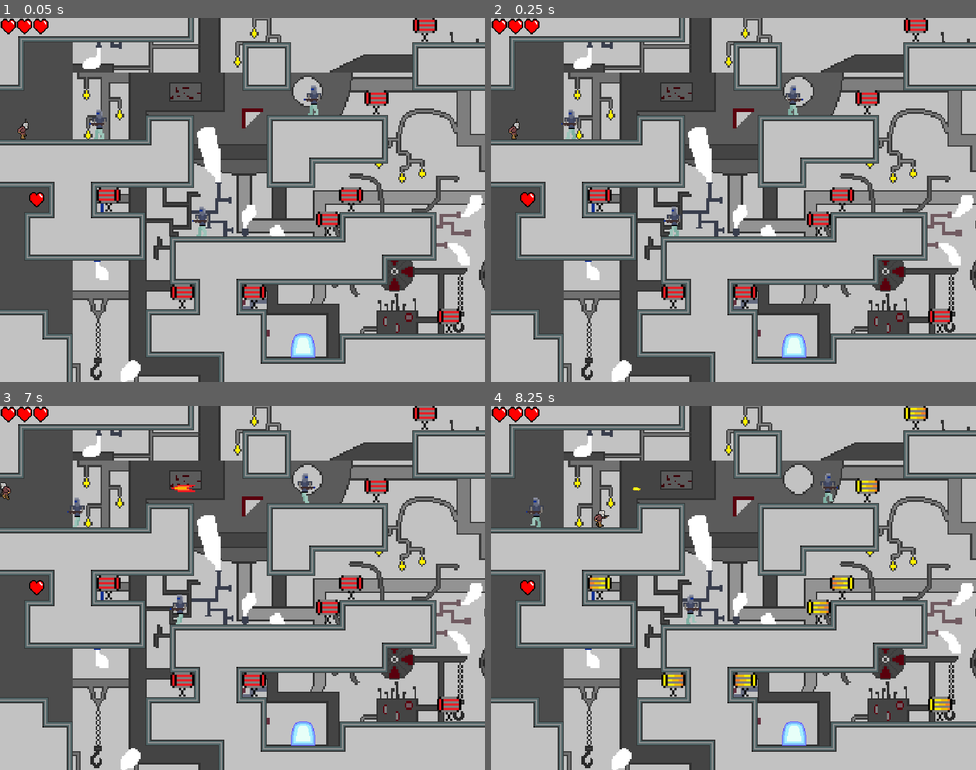
Above: before the commit, frames 1-4 (two rows, left to right).
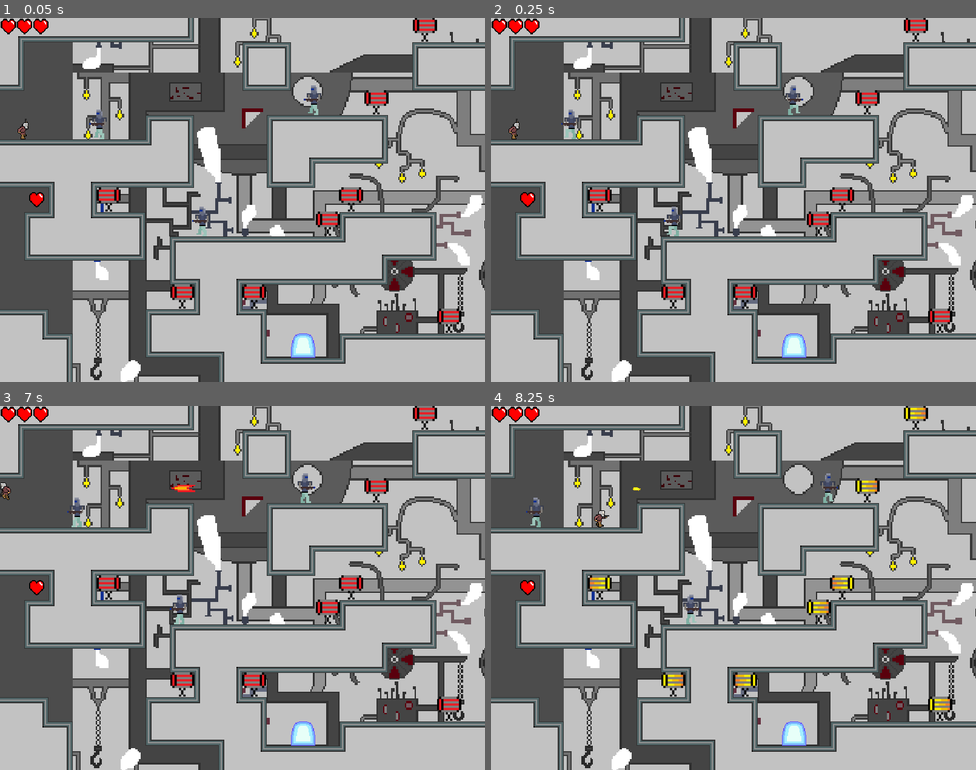
Above: after the commit, the same moments.

Repository: Kumodatsu/dream-within-a-dream
Game: Godot game, scene res://levels/Level_8.tscn
Two runs of this game, one before a commit and one after it. Both use one fixed random seed, a clock stepped at 60 frames per second and the inputs below. This scene is started directly instead of the project's main scene.
Inputs (mouse positions are in pixels of both pictures, inside the frame that each line leads up to):
- Up to frame 1 (0.05 s): no input
- Up to frame 2 (0.25 s): no input
- Up to frame 3 (7 s): move the mouse to (349, 569) at 0.52 s; press the mouse at (349, 569) at 0.53 s; hold D (player_move_right) 0.53-2.03 s; tap W (player_jump) at 0.77, 1.52, 3.02, 3.77, 4.52, 6.02, 6.77 s; move the mouse to (145, 606) at 1.27 s; release the mouse at (145, 606) at 1.28 s; click (145, 606) at 1.35 s; move the mouse to (291, 507) at 2.02 s; press the mouse at (291, 507) at 2.03 s; hold A (player_move_left) 2.03-2.78 s; move the mouse to (218, 660) at 2.77 s; release the mouse at (218, 660) at 2.78 s; hold D (player_move_right) 2.78-4.28 s; click (218, 660) at 2.85 s; move the mouse to (388, 642) at 3.52 s; press the mouse at (388, 642) at 3.53 s; move the mouse to (97, 533) at 4.27 s; release the mouse at (97, 533) at 4.28 s; hold A (player_move_left) 4.28-5.03 s; click (97, 533) at 4.35 s; move the mouse to (266, 588) at 5.02 s; press the mouse at (266, 588) at 5.03 s; hold D (player_move_right) 5.03-5.78 s; move the mouse to (169, 497) at 5.77 s; release the mouse at (169, 497) at 5.78 s; hold A (player_move_left) from 5.78 s (still down); click (169, 497) at 5.85 s; move the mouse to (349, 569) at 6.52 s; press the mouse at (349, 569) at 6.53 s
- Up to frame 4 (8.25 s): move the mouse to (636, 606) at 7.27 s; release A (player_move_left) at 7.28 s; release the mouse at (636, 606) at 7.28 s; hold D (player_move_right) from 7.28 s (still down); click (636, 606) at 7.35 s; tap W (player_jump) at 7.52 s; move the mouse to (782, 507) at 8.02 s; press the mouse at (782, 507) at 8.03 s

The runs differ from the first frame. In frame 1, less than 0.1% of the frame differs, in the area x 19-65%, y 24-60%; in frame 2, less than 0.1%; in frame 3, less than 0.1%, in the area x 14-65%, y 23-60%; in frame 4, nothing differs.

Commit message:
Remove print statements

Diff:
--- a/dream-within-a-dream/entities/Bermhart.tscn
+++ b/dream-within-a-dream/entities/Bermhart.tscn
@@ -23,11 +23,6 @@
 
 [sub_resource type="SpriteFrames" id=1]
 animations = [ {
-"frames": [ ExtResource( 11 ), ExtResource( 8 ), ExtResource( 14 ), ExtResource( 9 ), ExtResource( 16 ) ],
-"loop": true,
-"name": "crouch",
-"speed": 10.0
-}, {
 "frames": [ ExtResource( 7 ), ExtResource( 6 ), ExtResource( 18 ), ExtResource( 12 ), ExtResource( 19 ), ExtResource( 15 ), ExtResource( 10 ), ExtResource( 17 ), ExtResource( 20 ), ExtResource( 13 ) ],
 "loop": true,
 "name": "walk",
@@ -36,6 +31,11 @@
 "frames": [ ExtResource( 16 ), ExtResource( 3 ), ExtResource( 4 ), ExtResource( 5 ) ],
 "loop": true,
 "name": "stand-up",
+"speed": 10.0
+}, {
+"frames": [ ExtResource( 11 ), ExtResource( 8 ), ExtResource( 14 ), ExtResource( 9 ), ExtResource( 16 ) ],
+"loop": true,
+"name": "crouch",
 "speed": 10.0
 } ]
 
@@ -53,7 +53,7 @@
 [node name="AnimatedSprite" type="AnimatedSprite" parent="."]
 frames = SubResource( 1 )
 animation = "walk"
-frame = 9
+frame = 8
 playing = true
 
 [node name="CollisionShape2D" type="CollisionShape2D" parent="."]
--- a/dream-within-a-dream/scripts/bermhart.gd
+++ b/dream-within-a-dream/scripts/bermhart.gd
@@ -51,20 +51,15 @@
         body.change_health(-1)
 
 func _on_timeout():
-    print("timeout end")
     velocity.x = 0.0
     $AnimatedSprite.play("crouch")
-    print("animation crouch")
 
 func _on_animation_finished():
     match $AnimatedSprite.animation:
         "crouch":
             shoot()
             $AnimatedSprite.play("stand-up")
-            print("animation stand-up")
         "stand-up":
             velocity.x = direction * max_speed
             $AnimatedSprite.play("walk")
-            print("animation walk")
             $Timer.start()
-            print("timeout start")
--- a/dream-within-a-dream/spriteframes/Jacob.tres
+++ b/dream-within-a-dream/spriteframes/Jacob.tres
@@ -12,14 +12,14 @@
 
 [resource]
 animations = [ {
+"frames": [ ExtResource( 7 ) ],
+"loop": true,
+"name": "Air",
+"speed": 5.0
+}, {
 "frames": [ ExtResource( 6 ) ],
 "loop": true,
 "name": "Idle",
-"speed": 5.0
-}, {
-"frames": [ ExtResource( 7 ) ],
-"loop": true,
-"name": "Air",
 "speed": 5.0
 }, {
 "frames": [ ExtResource( 3 ), ExtResource( 6 ), ExtResource( 4 ), ExtResource( 2 ), ExtResource( 8 ), ExtResource( 9 ), ExtResource( 5 ), ExtResource( 1 ) ],
--- a/dream-within-a-dream/tilesets/Tileset.tres
+++ b/dream-within-a-dream/tilesets/Tileset.tres
@@ -137,160 +137,160 @@
 [sub_resource type="ConvexPolygonShape2D" id=39]
 points = PoolVector2Array( 0, 0, 33, 0, 33, 33, 0, 33 )
 
+[sub_resource type="ConvexPolygonShape2D" id=40]
+points = PoolVector2Array( 0, 0, 33, 0, 33, 33, 0, 33 )
+
+[sub_resource type="ConvexPolygonShape2D" id=41]
+points = PoolVector2Array( 0, 0, 33, 0, 33, 33, 0, 33 )
+
+[sub_resource type="ConvexPolygonShape2D" id=42]
+points = PoolVector2Array( 0, 0, 33, 0, 33, 33, 0, 33 )
+
+[sub_resource type="ConvexPolygonShape2D" id=43]
+points = PoolVector2Array( 0, 0, 33, 0, 33, 33, 0, 33 )
+
+[sub_resource type="ConvexPolygonShape2D" id=44]
+points = PoolVector2Array( 0, 0, 33, 0, 33, 33, 0, 33 )
+
+[sub_resource type="ConvexPolygonShape2D" id=45]
+points = PoolVector2Array( 0, 0, 33, 0, 33, 33, 0, 33 )
+
+[sub_resource type="ConvexPolygonShape2D" id=46]
+points = PoolVector2Array( 0, 0, 33, 0, 33, 33, 0, 33 )
+
+[sub_resource type="ConvexPolygonShape2D" id=47]
+points = PoolVector2Array( 0, 0, 33, 0, 33, 33, 0, 33 )
+
+[sub_resource type="ConvexPolygonShape2D" id=48]
+points = PoolVector2Array( 0, 0, 33, 0, 33, 33, 0, 33 )
+
+[sub_resource type="ConvexPolygonShape2D" id=49]
+points = PoolVector2Array( 0, 0, 33, 0, 33, 33, 0, 33 )
+
+[sub_resource type="ConvexPolygonShape2D" id=50]
+points = PoolVector2Array( 0, 0, 33, 0, 33, 33, 0, 33 )
+
+[sub_resource type="ConvexPolygonShape2D" id=51]
+points = PoolVector2Array( 0, 0, 33, 0, 33, 33, 0, 33 )
+
+[sub_resource type="ConvexPolygonShape2D" id=52]
+points = PoolVector2Array( 0, 0, 33, 0, 33, 33, 0, 33 )
+
+[sub_resource type="ConvexPolygonShape2D" id=53]
+points = PoolVector2Array( 0, 0, 33, 0, 33, 33, 0, 33 )
+
+[sub_resource type="ConvexPolygonShape2D" id=54]
+points = PoolVector2Array( 0, 0, 33, 0, 33, 33, 0, 33 )
+
+[sub_resource type="ConvexPolygonShape2D" id=55]
+points = PoolVector2Array( 0, 0, 33, 0, 33, 33, 0, 33 )
+
+[sub_resource type="ConvexPolygonShape2D" id=56]
+points = PoolVector2Array( 0, 0, 33, 0, 33, 33, 0, 33 )
+
+[sub_resource type="ConvexPolygonShape2D" id=57]
+points = PoolVector2Array( 0, 0, 33, 0, 33, 33, 0, 33 )
+
+[sub_resource type="ConvexPolygonShape2D" id=58]
+points = PoolVector2Array( 0, 0, 33, 0, 33, 33, 0, 33 )
+
+[sub_resource type="ConvexPolygonShape2D" id=59]
+points = PoolVector2Array( 0, 0, 33, 0, 33, 33, 0, 33 )
+
+[sub_resource type="ConvexPolygonShape2D" id=60]
+points = PoolVector2Array( 0, 0, 33, 0, 33, 33, 0, 33 )
+
+[sub_resource type="ConvexPolygonShape2D" id=61]
+points = PoolVector2Array( 0, 0, 33, 0, 33, 33, 0, 33 )
+
+[sub_resource type="ConvexPolygonShape2D" id=62]
+points = PoolVector2Array( 0, 0, 33, 0, 33, 33, 0, 33 )
+
+[sub_resource type="ConvexPolygonShape2D" id=63]
+points = PoolVector2Array( 0, 0, 33, 0, 33, 33, 0, 33 )
+
+[sub_resource type="ConvexPolygonShape2D" id=64]
+points = PoolVector2Array( 0, 0, 33, 0, 33, 33, 0, 33 )
+
+[sub_resource type="ConvexPolygonShape2D" id=65]
+points = PoolVector2Array( 0, 0, 33, 0, 33, 33, 0, 33 )
+
+[sub_resource type="ConvexPolygonShape2D" id=66]
+points = PoolVector2Array( 0, 0, 33, 0, 33, 33, 0, 33 )
+
+[sub_resource type="ConvexPolygonShape2D" id=67]
+points = PoolVector2Array( 0, 0, 33, 0, 33, 33, 0, 33 )
+
+[sub_resource type="ConvexPolygonShape2D" id=68]
+points = PoolVector2Array( 0, 0, 33, 0, 33, 33, 0, 33 )
+
+[sub_resource type="ConvexPolygonShape2D" id=69]
+points = PoolVector2Array( 0, 0, 33, 0, 33, 33, 0, 33 )
+
+[sub_resource type="ConvexPolygonShape2D" id=70]
+points = PoolVector2Array( 0, 0, 33, 0, 33, 33, 0, 33 )
+
+[sub_resource type="ConvexPolygonShape2D" id=71]
+points = PoolVector2Array( 0, 0, 33, 0, 33, 33, 0, 33 )
+
+[sub_resource type="ConvexPolygonShape2D" id=72]
+points = PoolVector2Array( 0, 0, 33, 0, 33, 33, 0, 33 )
+
+[sub_resource type="ConvexPolygonShape2D" id=73]
+points = PoolVector2Array( 0, 0, 33, 0, 33, 33, 0, 33 )
+
+[sub_resource type="ConvexPolygonShape2D" id=74]
+points = PoolVector2Array( 0, 0, 33, 0, 33, 33, 0, 33 )
+
+[sub_resource type="ConvexPolygonShape2D" id=75]
+points = PoolVector2Array( 0, 0, 33, 0, 33, 33, 0, 33 )
+
+[sub_resource type="ConvexPolygonShape2D" id=76]
+points = PoolVector2Array( 0, 0, 33, 0, 33, 33, 0, 33 )
+
+[sub_resource type="ConvexPolygonShape2D" id=77]
+points = PoolVector2Array( 0, 0, 33, 0, 33, 33, 0, 33 )
+
+[sub_resource type="ConvexPolygonShape2D" id=78]
+points = PoolVector2Array( 0, 0, 33, 0, 33, 33, 0, 33 )
+
+[sub_resource type="ConvexPolygonShape2D" id=79]
+points = PoolVector2Array( 0, 0, 33, 0, 33, 33, 0, 33 )
+
+[sub_resource type="ConvexPolygonShape2D" id=80]
+points = PoolVector2Array( 0, 0, 33, 0, 33, 33, 0, 33 )
+
+[sub_resource type="ConvexPolygonShape2D" id=81]
+points = PoolVector2Array( 0, 0, 33, 0, 33, 33, 0, 11 )
+
+[sub_resource type="ConvexPolygonShape2D" id=82]
+points = PoolVector2Array( 0, 0, 33, 0, 33, 33, 0, 33 )
+
+[sub_resource type="ConvexPolygonShape2D" id=83]
+points = PoolVector2Array( 0, 0, 33, 0, 33, 11, 0, 33 )
+
+[sub_resource type="ConvexPolygonShape2D" id=84]
+points = PoolVector2Array( 0, 0, 33, 0, 33, 11, 0, 11 )
+
+[sub_resource type="ConvexPolygonShape2D" id=85]
+points = PoolVector2Array( 0, 0, 33, 0, 33, 33, 0, 11 )
+
+[sub_resource type="ConvexPolygonShape2D" id=86]
+points = PoolVector2Array( 0, 0, 33, 0, 33, 33, 0, 33 )
+
+[sub_resource type="ConvexPolygonShape2D" id=87]
+points = PoolVector2Array( 0, 0, 33, 0, 33, 11, 0, 33 )
+
+[sub_resource type="ConvexPolygonShape2D" id=88]
+points = PoolVector2Array( 0, 0, 33, 0, 33, 11, 0, 11 )
+
+[sub_resource type="ConvexPolygonShape2D" id=89]
+points = PoolVector2Array( 0, 0, 0, 0, 33, 0, 33, 22, 0, 22 )
+
+[sub_resource type="ConvexPolygonShape2D" id=90]
+points = PoolVector2Array( 0, 0, 0, 0, 33, 0, 33, 22, 0, 22 )
+
 [sub_resource type="ConvexPolygonShape2D" id=91]
-points = PoolVector2Array( 0, 0, 33, 0, 33, 33, 0, 33 )
-
-[sub_resource type="ConvexPolygonShape2D" id=92]
-points = PoolVector2Array( 0, 0, 33, 0, 33, 33, 0, 33 )
-
-[sub_resource type="ConvexPolygonShape2D" id=93]
-points = PoolVector2Array( 0, 0, 33, 0, 33, 33, 0, 33 )
-
-[sub_resource type="ConvexPolygonShape2D" id=94]
-points = PoolVector2Array( 0, 0, 33, 0, 33, 33, 0, 33 )
-
-[sub_resource type="ConvexPolygonShape2D" id=95]
-points = PoolVector2Array( 0, 0, 33, 0, 33, 33, 0, 33 )
-
-[sub_resource type="ConvexPolygonShape2D" id=40]
-points = PoolVector2Array( 0, 0, 33, 0, 33, 33, 0, 33 )
-
-[sub_resource type="ConvexPolygonShape2D" id=41]
-points = PoolVector2Array( 0, 0, 33, 0, 33, 33, 0, 33 )
-
-[sub_resource type="ConvexPolygonShape2D" id=42]
-points = PoolVector2Array( 0, 0, 33, 0, 33, 33, 0, 33 )
-
-[sub_resource type="ConvexPolygonShape2D" id=43]
-points = PoolVector2Array( 0, 0, 33, 0, 33, 33, 0, 33 )
-
-[sub_resource type="ConvexPolygonShape2D" id=44]
-points = PoolVector2Array( 0, 0, 33, 0, 33, 33, 0, 33 )
-
-[sub_resource type="ConvexPolygonShape2D" id=45]
-points = PoolVector2Array( 0, 0, 33, 0, 33, 33, 0, 33 )
-
-[sub_resource type="ConvexPolygonShape2D" id=46]
-points = PoolVector2Array( 0, 0, 33, 0, 33, 33, 0, 33 )
-
-[sub_resource type="ConvexPolygonShape2D" id=47]
-points = PoolVector2Array( 0, 0, 33, 0, 33, 33, 0, 33 )
-
-[sub_resource type="ConvexPolygonShape2D" id=48]
-points = PoolVector2Array( 0, 0, 33, 0, 33, 33, 0, 33 )
-
-[sub_resource type="ConvexPolygonShape2D" id=49]
-points = PoolVector2Array( 0, 0, 33, 0, 33, 33, 0, 33 )
-
-[sub_resource type="ConvexPolygonShape2D" id=50]
-points = PoolVector2Array( 0, 0, 33, 0, 33, 33, 0, 33 )
-
-[sub_resource type="ConvexPolygonShape2D" id=51]
-points = PoolVector2Array( 0, 0, 33, 0, 33, 33, 0, 33 )
-
-[sub_resource type="ConvexPolygonShape2D" id=52]
-points = PoolVector2Array( 0, 0, 33, 0, 33, 33, 0, 33 )
-
-[sub_resource type="ConvexPolygonShape2D" id=53]
-points = PoolVector2Array( 0, 0, 33, 0, 33, 33, 0, 33 )
-
-[sub_resource type="ConvexPolygonShape2D" id=54]
-points = PoolVector2Array( 0, 0, 33, 0, 33, 33, 0, 33 )
-
-[sub_resource type="ConvexPolygonShape2D" id=55]
-points = PoolVector2Array( 0, 0, 33, 0, 33, 33, 0, 33 )
-
-[sub_resource type="ConvexPolygonShape2D" id=56]
-points = PoolVector2Array( 0, 0, 33, 0, 33, 33, 0, 33 )
-
-[sub_resource type="ConvexPolygonShape2D" id=57]
-points = PoolVector2Array( 0, 0, 33, 0, 33, 33, 0, 33 )
-
-[sub_resource type="ConvexPolygonShape2D" id=58]
-points = PoolVector2Array( 0, 0, 33, 0, 33, 33, 0, 33 )
-
-[sub_resource type="ConvexPolygonShape2D" id=59]
-points = PoolVector2Array( 0, 0, 33, 0, 33, 33, 0, 33 )
-
-[sub_resource type="ConvexPolygonShape2D" id=60]
-points = PoolVector2Array( 0, 0, 33, 0, 33, 33, 0, 33 )
-
-[sub_resource type="ConvexPolygonShape2D" id=61]
-points = PoolVector2Array( 0, 0, 33, 0, 33, 33, 0, 33 )
-
-[sub_resource type="ConvexPolygonShape2D" id=62]
-points = PoolVector2Array( 0, 0, 33, 0, 33, 33, 0, 33 )
-
-[sub_resource type="ConvexPolygonShape2D" id=63]
-points = PoolVector2Array( 0, 0, 33, 0, 33, 33, 0, 33 )
-
-[sub_resource type="ConvexPolygonShape2D" id=64]
-points = PoolVector2Array( 0, 0, 33, 0, 33, 33, 0, 33 )
-
-[sub_resource type="ConvexPolygonShape2D" id=65]
-points = PoolVector2Array( 0, 0, 33, 0, 33, 33, 0, 33 )
-
-[sub_resource type="ConvexPolygonShape2D" id=66]
-points = PoolVector2Array( 0, 0, 33, 0, 33, 33, 0, 33 )
-
-[sub_resource type="ConvexPolygonShape2D" id=67]
-points = PoolVector2Array( 0, 0, 33, 0, 33, 33, 0, 33 )
-
-[sub_resource type="ConvexPolygonShape2D" id=68]
-points = PoolVector2Array( 0, 0, 33, 0, 33, 33, 0, 33 )
-
-[sub_resource type="ConvexPolygonShape2D" id=69]
-points = PoolVector2Array( 0, 0, 33, 0, 33, 33, 0, 33 )
-
-[sub_resource type="ConvexPolygonShape2D" id=70]
-points = PoolVector2Array( 0, 0, 33, 0, 33, 33, 0, 33 )
-
-[sub_resource type="ConvexPolygonShape2D" id=71]
-points = PoolVector2Array( 0, 0, 33, 0, 33, 33, 0, 33 )
-
-[sub_resource type="ConvexPolygonShape2D" id=72]
-points = PoolVector2Array( 0, 0, 33, 0, 33, 33, 0, 33 )
-
-[sub_resource type="ConvexPolygonShape2D" id=73]
-points = PoolVector2Array( 0, 0, 33, 0, 33, 33, 0, 33 )
-
-[sub_resource type="ConvexPolygonShape2D" id=74]
-points = PoolVector2Array( 0, 0, 33, 0, 33, 33, 0, 33 )
-
-[sub_resource type="ConvexPolygonShape2D" id=75]
-points = PoolVector2Array( 0, 0, 33, 0, 33, 33, 0, 33 )
-
-[sub_resource type="ConvexPolygonShape2D" id=76]
-points = PoolVector2Array( 0, 0, 33, 0, 33, 33, 0, 11 )
-
-[sub_resource type="ConvexPolygonShape2D" id=77]
-points = PoolVector2Array( 0, 0, 33, 0, 33, 33, 0, 33 )
-
-[sub_resource type="ConvexPolygonShape2D" id=78]
-points = PoolVector2Array( 0, 0, 33, 0, 33, 11, 0, 33 )
-
-[sub_resource type="ConvexPolygonShape2D" id=79]
-points = PoolVector2Array( 0, 0, 33, 0, 33, 11, 0, 11 )
-
-[sub_resource type="ConvexPolygonShape2D" id=80]
-points = PoolVector2Array( 0, 0, 33, 0, 33, 33, 0, 11 )
-
-[sub_resource type="ConvexPolygonShape2D" id=81]
-points = PoolVector2Array( 0, 0, 33, 0, 33, 33, 0, 33 )
-
-[sub_resource type="ConvexPolygonShape2D" id=82]
-points = PoolVector2Array( 0, 0, 33, 0, 33, 11, 0, 33 )
-
-[sub_resource type="ConvexPolygonShape2D" id=83]
-points = PoolVector2Array( 0, 0, 33, 0, 33, 11, 0, 11 )
-
-[sub_resource type="ConvexPolygonShape2D" id=84]
-points = PoolVector2Array( 0, 0, 0, 0, 33, 0, 33, 22, 0, 22 )
-
-[sub_resource type="ConvexPolygonShape2D" id=85]
-points = PoolVector2Array( 0, 0, 0, 0, 33, 0, 33, 22, 0, 22 )
-
-[sub_resource type="ConvexPolygonShape2D" id=86]
 points = PoolVector2Array( 0, 0, 0, 0, 33, 0, 33, 22, 0, 22 )
 
 [resource]
Not shown: 12 places in dream-within-a-dream/tilesets/Tileset.tres that only renumber resources
